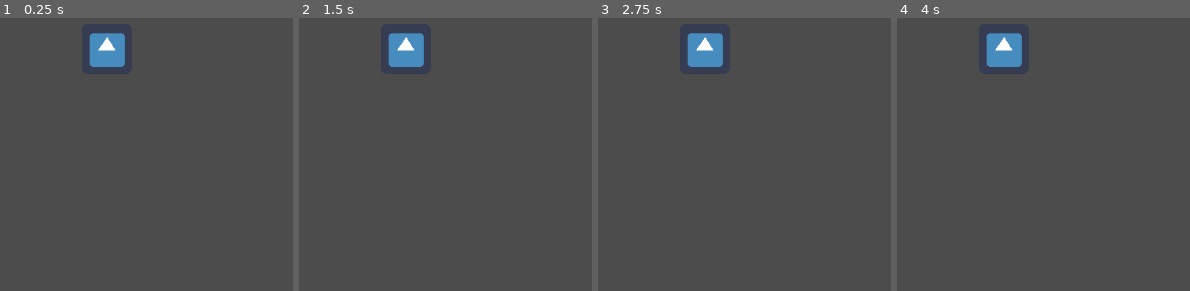
Above: before the commit, frames 1-4 (left to right).
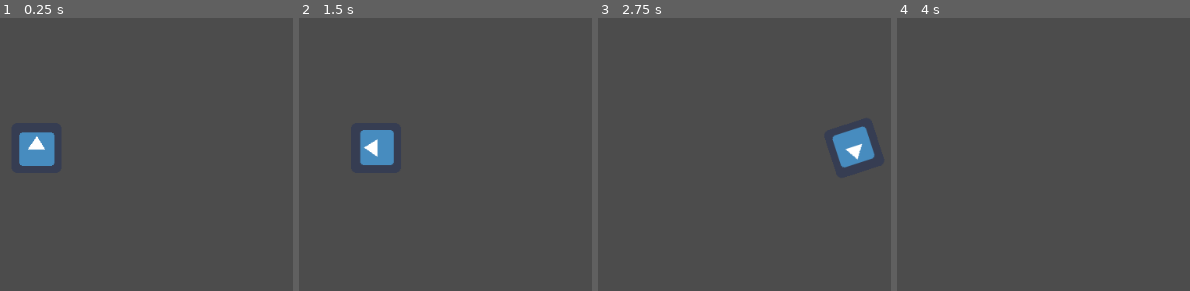
Above: after the commit, the same moments.

Repository: wojtekmal/escape-blocks
Game: Godot game, scene res://label.tscn
Same seed, same stepped clock (60 frames per second), same inputs: the game is played once before the commit and once after it. The engine's default icon, where the game draws it, is replaced by a stand-in: a white triangle on a blue panel in a dark square.
Inputs:
- Up to frame 1 (0.25 s): no input
- Up to frame 2 (1.5 s): tap Enter at 0.5 s; hold Right (ui_right) 0.53-1.28 s; tap Space at 1.25 s; hold Down (ui_down) from 1.28 s (still down)
- Up to frame 3 (2.75 s): release Down (ui_down) at 2.03 s; hold Right (ui_right) from 2.03 s (still down)
- Up to frame 4 (4 s): tap Enter at 2.75 s; release Right (ui_right) at 2.78 s; hold Up (ui_up) 2.78-3.53 s; hold Left (ui_left) from 3.53 s (still down)

The runs differ from the first frame. In frame 1, 3.0% of the frame differs, in the area x 6-43%, y 5-55%; in frame 2, 3.0%; in frame 3, 3.0%, in the area x 30-95%, y 5-55%; in frame 4, 1.5%.
Error before the commit: Parse Error: Unexpected token: Identifier:dextends (res://someCode.gd:1)

Commit message:
fixed bug

Diff:
--- a/engine/someCode.gd
+++ b/engine/someCode.gd
@@ -1,4 +1,4 @@
-dextends Sprite
+extends Sprite
 
 
 var acceleration = 75
